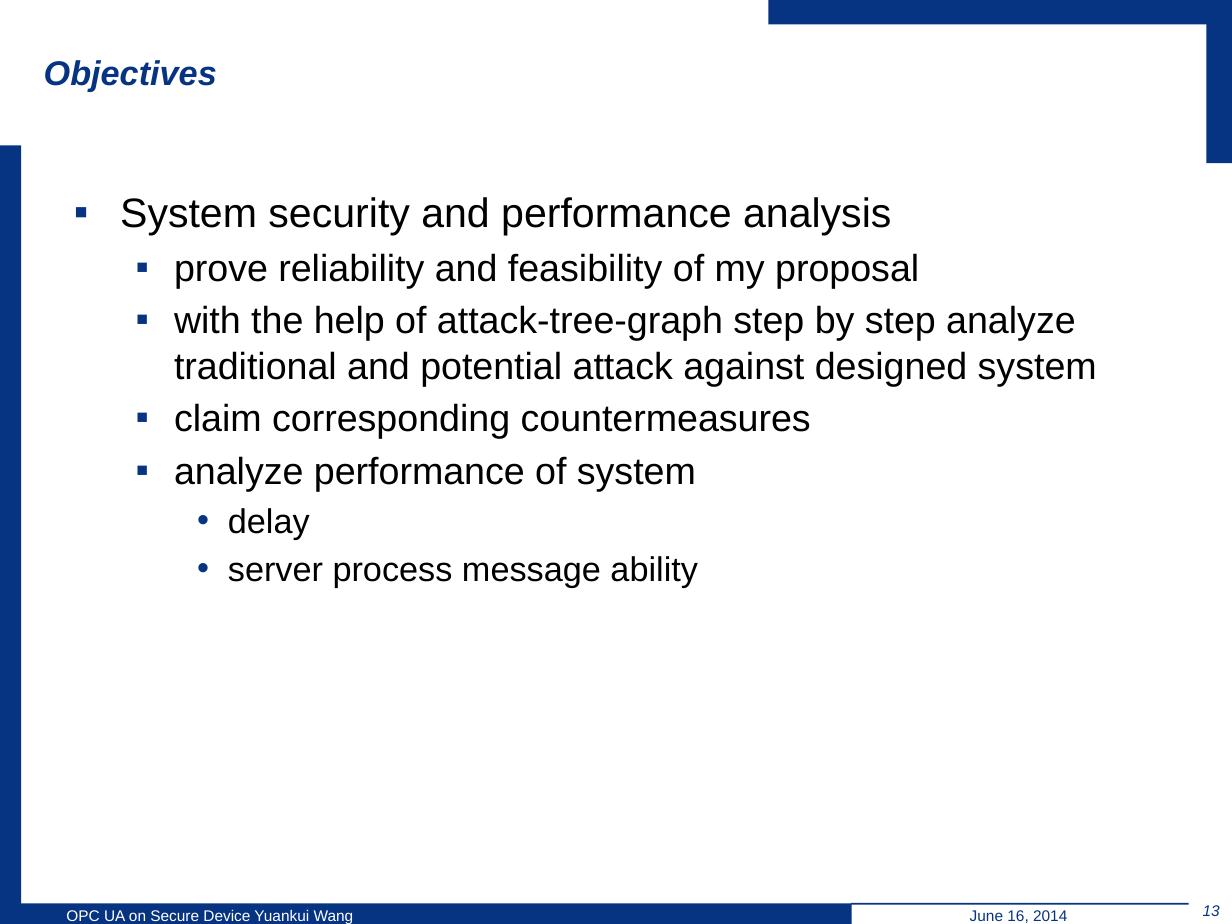
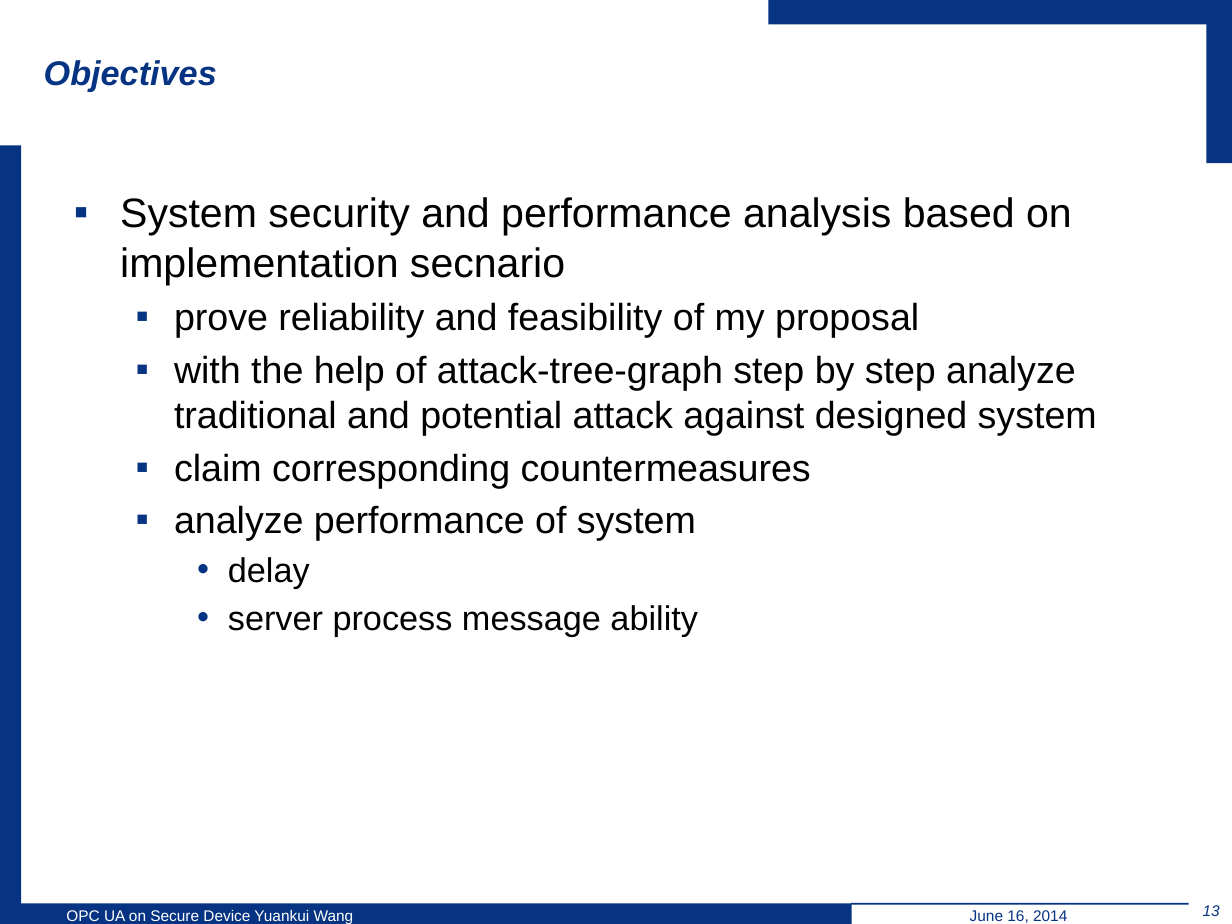
Before and after one commit to wsuetholz/opc-ua-wangyk-upb-morpho, a slide deck: slide 13 of ppt/6-18/Yuankui Wang Presentation 18 06.pptx. Drawn at 1232x924 pixels with LibreOffice and Linux fonts; fonts in the diff are those of the drawing; background and template pictures are left out. Boxes give left, top, right and bottom in pixels: in the first picture for what was removed or moved away, otherwise in the second. Text is boxed around its words. In the diff, an @@ line names an element or a change of style, - is before the commit and + after.

```diff
--- a/ppt/6-18/Yuankui Wang Presentation 18 06.pptx
+++ b/ppt/6-18/Yuankui Wang Presentation 18 06.pptx
@@ text at [120,197,1072,285]: text changed @@
-▪ System security and performance analysis
+▪ System security and performance analysis based on implementation secnario
```
Also in this commit, not shown: 3 other slides changed.
